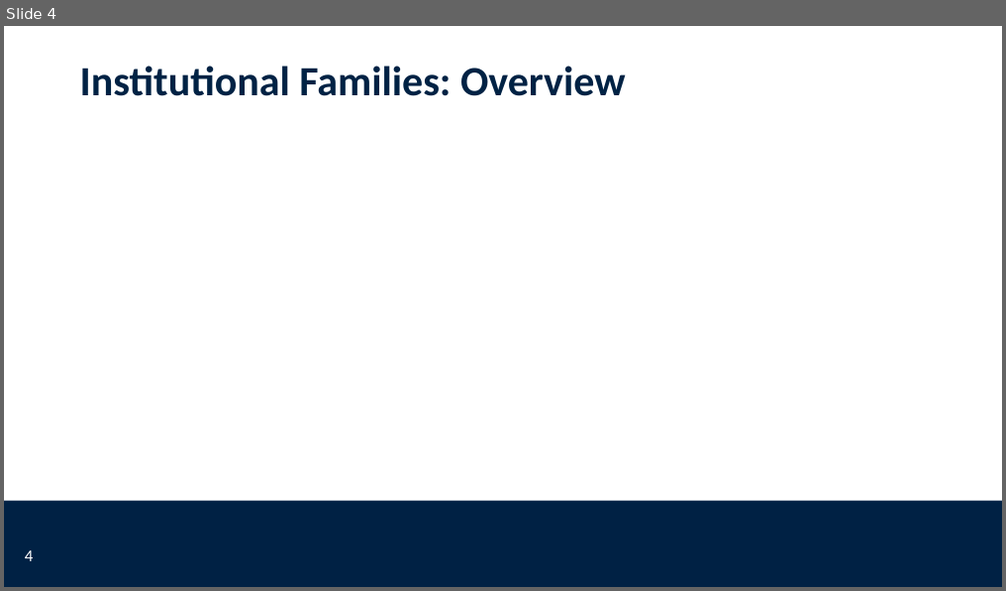
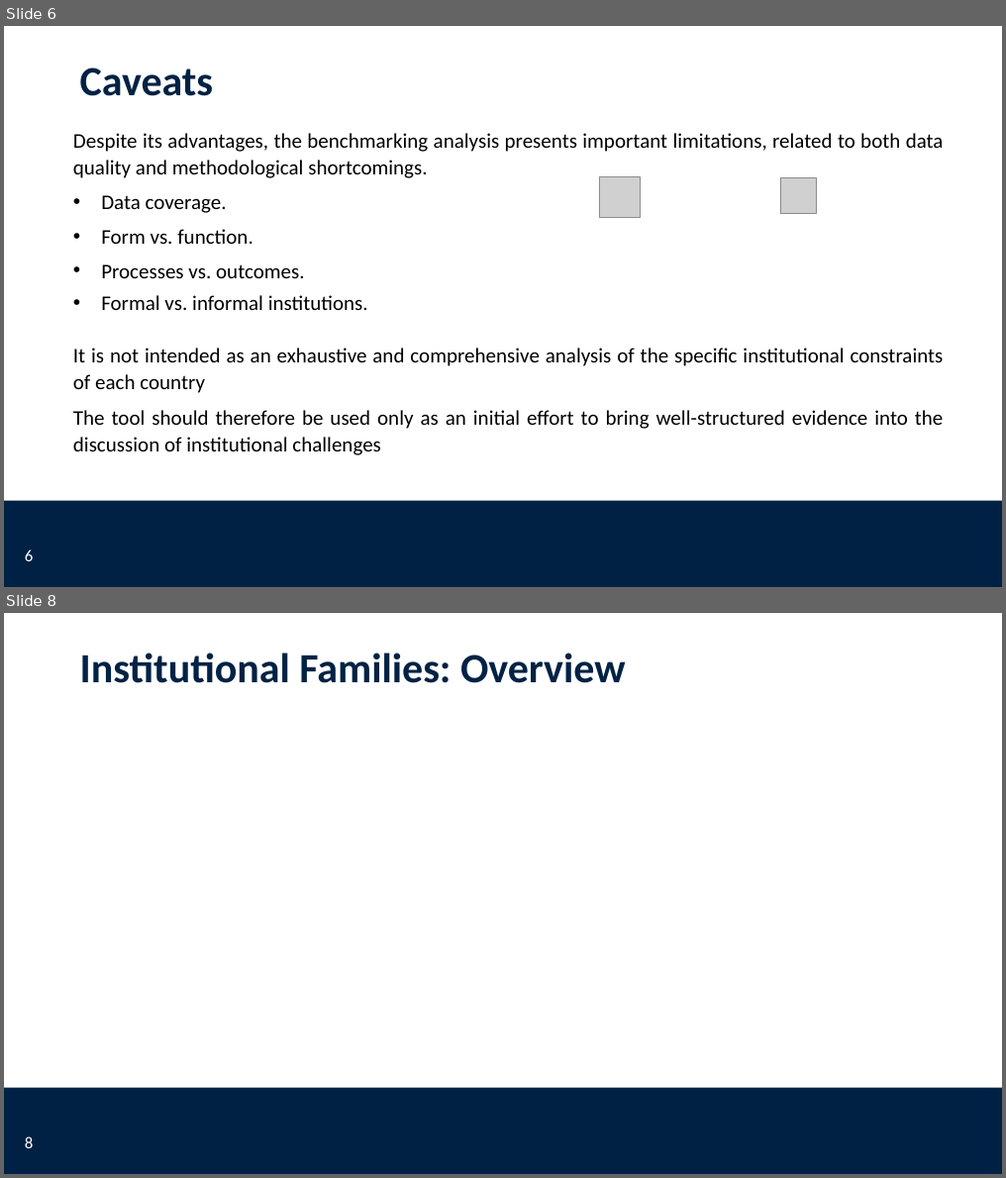
Before and after one commit to worldbank/institutional-assessment-dashboard, a slide deck: app/www/CLIAR_template.pptx. Shown one above the other, each under a label of ours: slide 4 before the commit, slides 6 and 8 after it; the slides between them are not shown. The pictures are 1006x591 and 1006x1178 pixels, drawn with LibreOffice and Linux fonts; fonts in the diff are those of the drawing; grey boxes stand for pictures; background and template pictures are left out. Boxes give left, top, right and bottom in pixels: in the first picture for what was removed or moved away, otherwise in the second. Text is boxed around its words. In the diff, an @@ line names an element or a change of style, - is before the commit and + after.

```diff
--- a/app/www/CLIAR_template.pptx
+++ b/app/www/CLIAR_template.pptx
@@ slide 6 added at box(4, 26, 1002, 587), background #FFFFFF; not listed: 1 template element that a slide beside it also shows @@
@@ title added at box(80, 68, 213, 96), 40 pt, text #002244, bold @@
+Caveats
@@ text added at box(73, 133, 944, 456), 20 pt, text #000000 @@
+Despite its advantages, the benchmarking analysis presents important limitations, related to both data quality and methodological shortcomings.
+• Data coverage.
+• Form vs. function.
+• Processes vs. outcomes.
+• Formal vs. informal institutions.
+It is not intended as an exhaustive and comprehensive analysis of the specific institutional constraints of each country
+The tool should therefore be used only as an initial effort to bring well-structured evidence into the discussion of institutional challenges
@@ picture added at box(599, 177, 640, 218) @@
@@ picture added at box(780, 178, 816, 214) @@
@@ page number added at box(25, 550, 33, 562), 16 pt, text #FFFFFF @@
+6
@@ what was slide 4 is now slide 8 @@
@@ page number at box(25, 1137, 33, 1149): text changed @@
-4
+8
```
Also in this commit, not shown: 2 slides changed, 5 other slides added, 1 slide removed.
